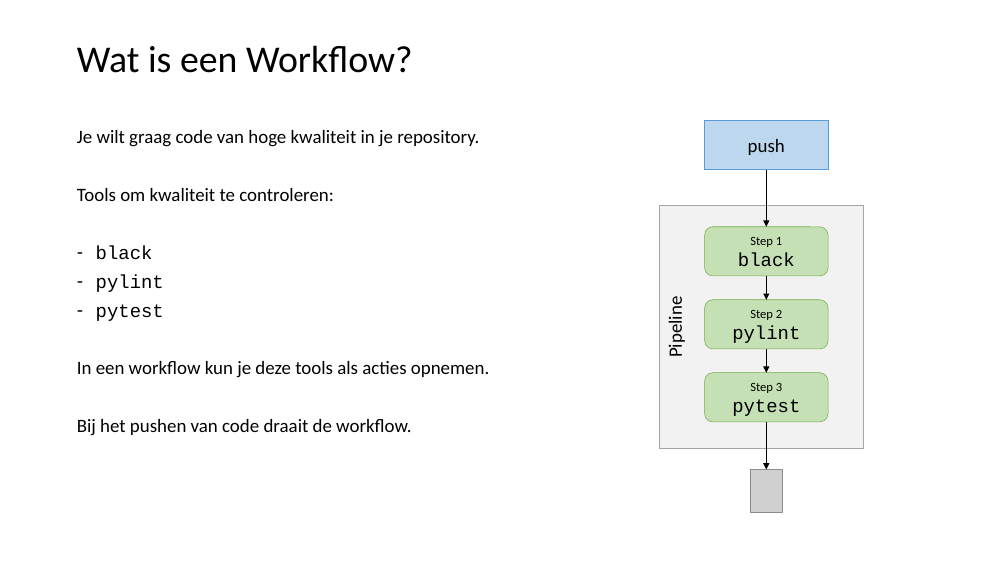
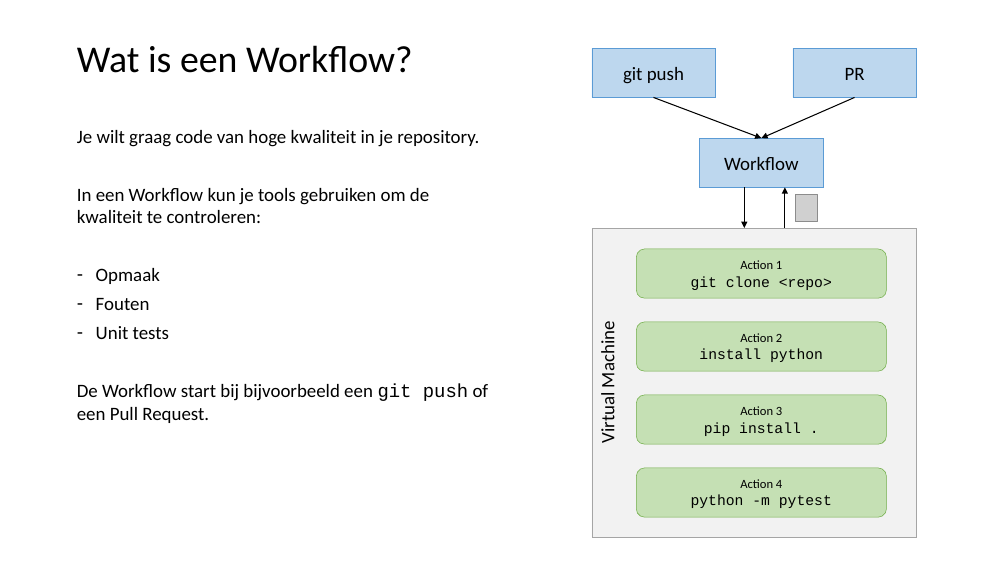
Before and after one commit to LFKoning/knowledge-sharing, a slide deck: slide 29 of git_course/2_collaboration/git_collaboration.pptx. Drawn at 1008x567 pixels with LibreOffice and Linux fonts; fonts in the diff are those of the drawing; grey boxes stand for pictures. Boxes give left, top, right and bottom in pixels: in the first picture for what was removed or moved away, otherwise in the second. Text is boxed around its words. In the diff, an @@ line names an element or a change of style, - is before the commit and + after.

```diff
--- a/git_course/2_collaboration/git_collaboration.pptx
+++ b/git_course/2_collaboration/git_collaboration.pptx
@@ rectangle "git push": place and size @@
-rectangle "git push" at bbox=[705, 120, 828, 169]
+rectangle "git push" at bbox=[592, 48, 715, 98]
@@ rectangle added at bbox=[793, 48, 917, 98], fill #BDD7EE, outline #5B9BD5 0.5 pt, 18 pt, text #000000 @@
+PR
@@ text in rectangle at bbox=[623, 67, 684, 84]: text changed @@
-push
+git push
@@ arrow added from (653, 98) to (761, 138), #000000 1 pt @@
@@ arrow added from (854, 98) to (761, 138), #000000 1 pt @@
@@ rectangle added at bbox=[700, 138, 823, 188], fill #BDD7EE, outline #5B9BD5 0.5 pt, 18 pt, text #000000 @@
+Workflow
@@ text at bbox=[77, 188, 489, 423]: text changed @@
-Tools om kwaliteit te controleren:
-– black
-– pylint
-– pytest
-In een workflow kun je deze tools als acties opnemen.
-Bij het pushen van code draait de workflow.
+In een Workflow kun je tools gebruiken om de kwaliteit te controleren:
+– Opmaak
+– Fouten
+– Unit tests
+De Workflow start bij bijvoorbeeld een git push of een Pull Request.
@@ arrow moved from (767, 276) - (767, 299) to (745, 188) - (745, 228) @@
@@ arrow moved from (767, 169) - (767, 227) to (785, 228) - (785, 188) @@
@@ picture: place and size @@
-picture at bbox=[751, 470, 783, 512]
+picture at bbox=[796, 194, 818, 222]
@@ rectangle "Virtual Machine": place and size @@
-rectangle "Virtual Machine" at bbox=[659, 206, 864, 448]
+rectangle "Virtual Machine" at bbox=[592, 228, 917, 537]
@@ rounded rectangle "Action 1": place and size @@
-rounded rectangle "Action 1" at bbox=[705, 227, 828, 276]
+rounded rectangle "Action 1" at bbox=[637, 249, 887, 298]
@@ text in rounded rectangle at bbox=[691, 260, 832, 290]: text changed; size 12 to 14 pt; font Calibri to Courier New @@
-Step 1
-black
+Action 1
+git clone <repo>
@@ text in rectangle at bbox=[596, 327, 619, 442]: text changed @@
-Pipeline
+Virtual Machine
@@ rounded rectangle "Action 2": place and size @@
-rounded rectangle "Action 2" at bbox=[705, 299, 828, 349]
+rounded rectangle "Action 2" at bbox=[637, 322, 887, 371]
@@ text in rounded rectangle at bbox=[699, 333, 823, 362]: text changed; size 18 to 14 pt @@
-Step 2
-pylint
+Action 2
+install python
@@ arrow removed from (767, 349) to (767, 373) @@
@@ rounded rectangle "Action 3": place and size @@
-rounded rectangle "Action 3" at bbox=[705, 373, 828, 422]
+rounded rectangle "Action 3" at bbox=[637, 395, 887, 444]
@@ text in rounded rectangle at bbox=[704, 406, 801, 436]: text changed; size 18 to 14 pt @@
-Step 3
-pytest
+Action 3
+pip install .
@@ arrow removed from (767, 422) to (767, 470) @@
@@ rounded rectangle added at bbox=[637, 468, 887, 517], fill #C5E0B4, outline #70AD47 0.5 pt, 14 pt, text #000000 @@
+Action 4
+python -m pytest
```
Also in this commit, not shown: 2 other slides changed, 2 other files.
